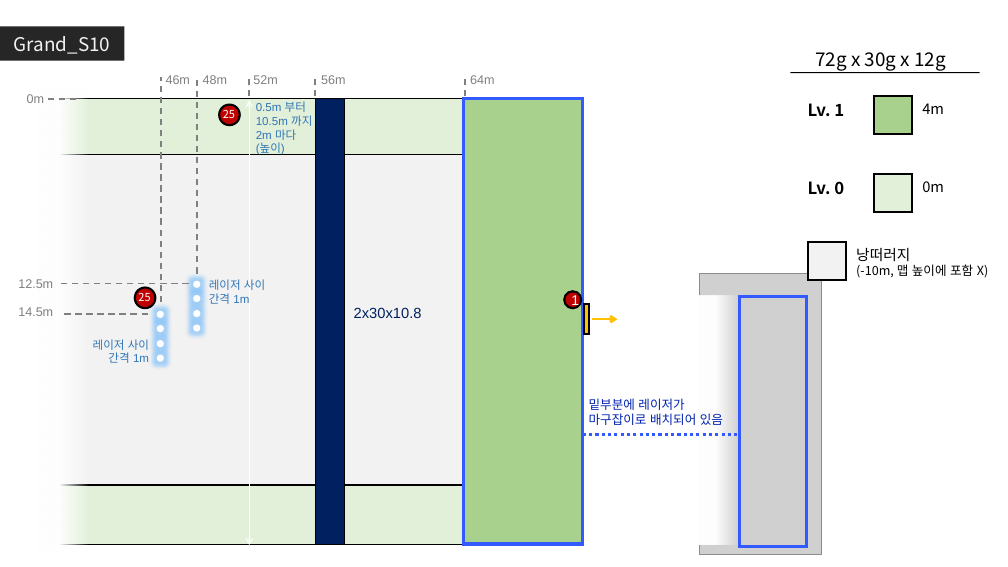
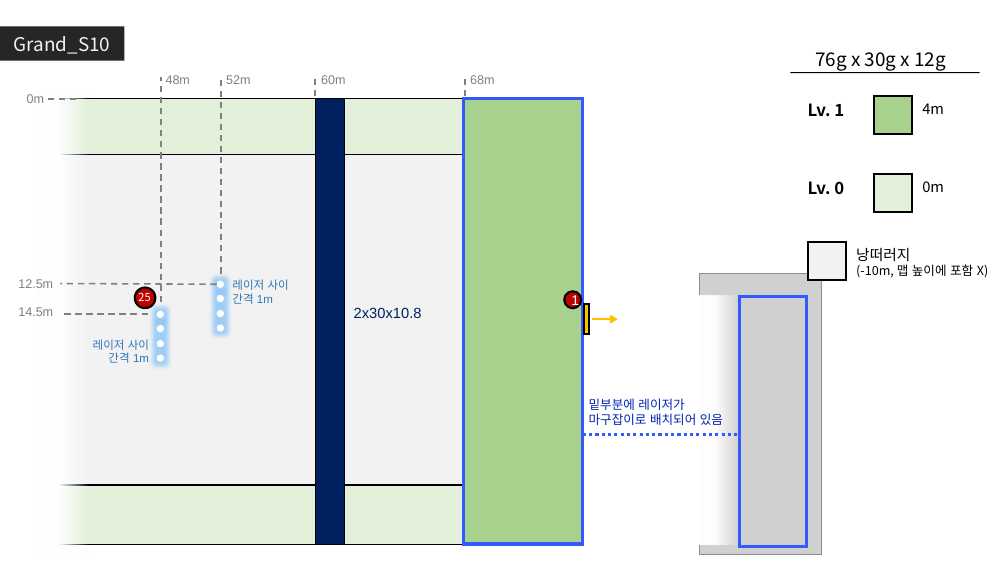
Before and after one commit to GGMGangsterHamster/GangsterHamster, a slide deck: slide 17 of Documents/LevelDesign/GrandStage/Grand_Stage.pptx (slide 18 before the commit). Drawn at 1008x567 pixels with LibreOffice and Linux fonts; fonts in the diff are those of the drawing; grey boxes stand for pictures. Boxes give left, top, right and bottom in pixels: in the first picture for what was removed or moved away, otherwise in the second. Text is boxed around its words. In the diff, an @@ line names an element or a change of style, - is before the commit and + after.

```diff
--- a/Documents/LevelDesign/GrandStage/Grand_Stage.pptx
+++ b/Documents/LevelDesign/GrandStage/Grand_Stage.pptx
@@ text at box(815, 52, 946, 71): text changed @@
-72g x 30g x 12g
+76g x 30g x 12g
@@ text "48m": place and size @@
-text "48m" at box(203, 75, 227, 84)
+text "48m" at box(166, 75, 190, 84)
@@ text "52m": place and size @@
-text "52m" at box(253, 75, 277, 84)
+text "52m" at box(226, 75, 250, 84)
@@ 4 ellipses, 1 text, 1 line: place and size @@
-4 ellipses, 1 text, 1 line at box(194, 77, 265, 331)
+4 ellipses, 1 text, 1 line at box(217, 77, 289, 331)
@@ line removed from (250, 96) to (250, 77) @@
@@ text at box(321, 75, 345, 84): text changed @@
-56m
+60m
@@ text at box(470, 75, 494, 84): text changed @@
-64m
+68m
@@ ellipse removed at box(219, 104, 240, 125) @@
@@ text removed at box(223, 107, 235, 122) @@
-25
@@ double arrow removed from (250, 101) to (250, 545) @@
@@ text removed at box(256, 101, 312, 155) @@
-0.5m 부터
-10.5m 까지
-2m 마다
-(높이)
@@ line moved from (189, 284) - (60, 284) to (217, 284) - (60, 284) @@
```
Also in this commit, not shown: 15 other slides changed, 1 slide removed.
